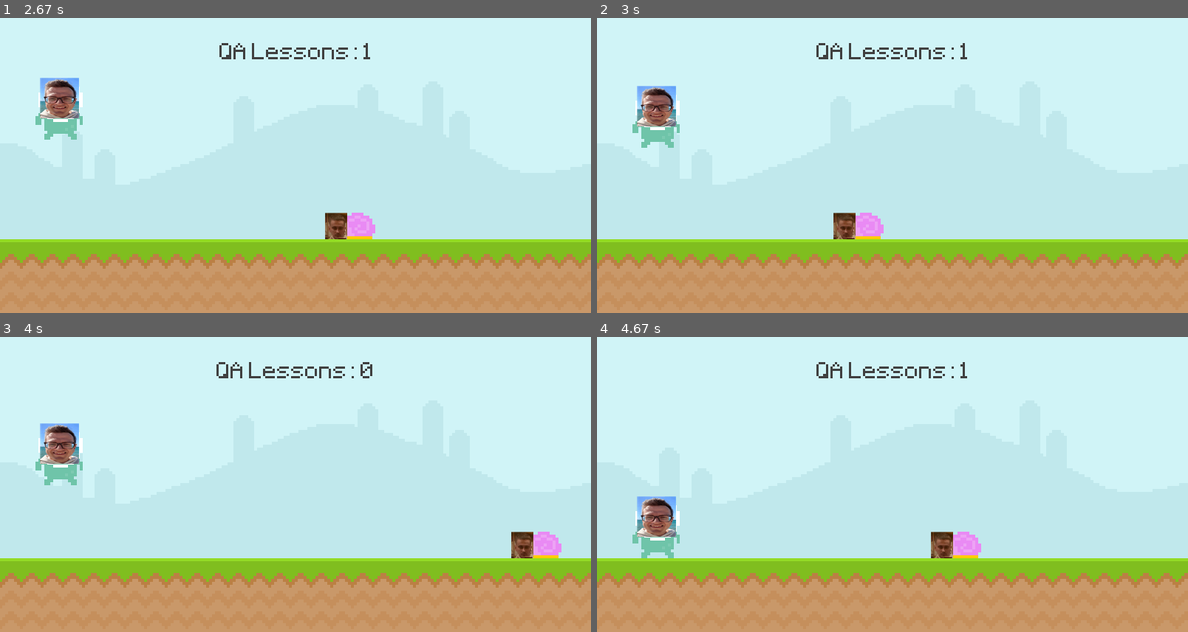
Above: before the commit, frames 1-4 (two rows, left to right).
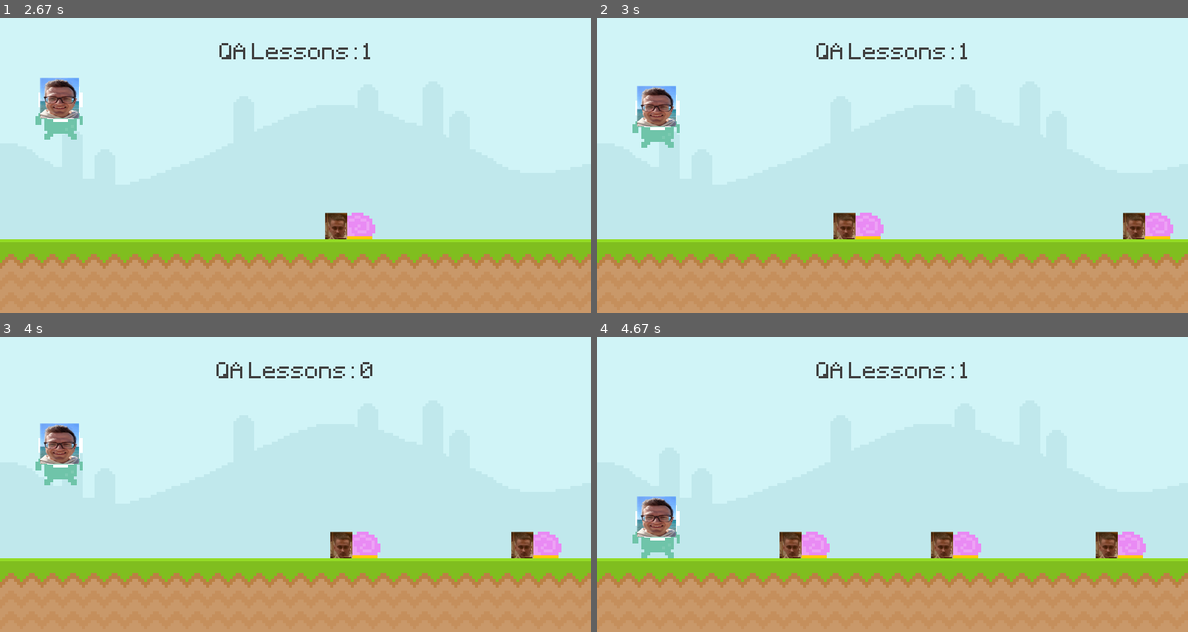
Above: after the commit, the same moments.

Repository: akglebak16/game_runner_python.py
Game: pygame game, started from pygame_project11.py
Same seed, same stepped clock (60 frames per second), same inputs: the game is played once before the commit and once after it.
Inputs (mouse positions are in pixels of both pictures, inside the frame that each line leads up to):
- Up to frame 1 (2.67 s): click (59, 206) at 0.38 s; hold Space 1.67-2.13 s; tap Space at 2.17, 2.57 s
- Up to frame 2 (3 s): tap Space at 2.87 s
- Up to frame 3 (4 s): tap Space at 3.4, 3.7, 3.9 s
- Up to frame 4 (4.67 s): tap Space at 4.2 s

Frame 1 is identical in both runs. In frame 2, 0.7% of the frame differs, in the area x 89-98%, y 66-75%; in frame 3, 0.7%; in frame 4, 1.4%, in the area x 30-93%, y 66-75%.

Commit message:
add second enemy

Diff:
--- a/pygame_project11.py
+++ b/pygame_project11.py
@@ -1,5 +1,6 @@
 import pygame
 from sys import exit
+import random
 
 
 def display_score():
@@ -9,6 +10,16 @@
     screen.blit(score_surface, score_rect)
     return current_time
 
+
+def obsticle_movement(obsticle_list):
+    if obsticle_list:
+        for obsticle_rect in obsticle_list:
+            obsticle_rect.x -= 5
+
+            screen.blit(snail_surface, obsticle_rect)
+        return obsticle_list
+    else:
+        return []
 
 pygame.init()
 screen = pygame.display.set_mode((800, 400))
@@ -28,18 +39,25 @@
 snail_surface = pygame.image.load("graphics/snail/snail1.png").convert_alpha()
 snail_rectangle = snail_surface.get_rect(bottomright=(700, 300))
 
+obsticle_tect_list = []
+
 player_surface = pygame.image.load('graphics/player/player_walk_1.png').convert_alpha()
 player_rectangle = player_surface.get_rect(midbottom=(80, 300))
 player_gravity = 0
 player_stand = pygame.image.load('graphics/player/player_stand.png').convert_alpha()
-player_stand = pygame.transform.rotozoom(player_stand,0,2)
+player_stand = pygame.transform.rotozoom(player_stand, 0, 2)
 player_stand_rect = player_stand.get_rect(center=(400, 200))
 
-game_name = test_font.render("NA ZAVOD!!!",False,(111,196,169))
-game_name_rect = game_name.get_rect(center = (400,80))
+game_name = test_font.render("NA ZAVOD!!!", False, (111, 196, 169))
+game_name_rect = game_name.get_rect(center=(400, 80))
 
-game_message = test_font.render("Press space to run", False,(11,196,169))
-game_message_rect = game_message.get_rect(center = (400,320))
+game_message = test_font.render("Press space to run", False, (11, 196, 169))
+game_message_rect = game_message.get_rect(center=(400, 320))
+
+# Timer
+obstacle_timer = pygame.USEREVENT + 1
+pygame.time.set_timer(obstacle_timer, 2000)
+
 while True:
     for event in pygame.event.get():
         if event.type == pygame.QUIT:
@@ -59,6 +77,9 @@
                 game_active = True
                 snail_rectangle.left = 800
                 start_time = int(pygame.time.get_ticks() / 1000)
+
+        if event.type == obstacle_timer and game_active:
+            obsticle_tect_list.append(snail_surface.get_rect(bottomright=(random.randint(900, 1100), 300)))
 
     if game_active:
         screen.blit(sky_surface, (0, 0))
@@ -82,20 +103,24 @@
         if player_rectangle.bottom >= 300: player_rectangle.bottom = 300
         screen.blit(player_surface, player_rectangle)
 
+        obsticle_tect_list = obsticle_movement(obsticle_tect_list)
+
         # collision
         if snail_rectangle.colliderect(player_rectangle):
             game_active = False
     else:
         screen.fill((94, 109, 162))
         screen.blit(player_stand, player_stand_rect)
-        screen.blit(game_name,game_name_rect)
+        screen.blit(game_name, game_name_rect)
         # screen.blit(game_message,game_message_rect)
-        score_message = test_font.render(f"Your Score:{score }",False, "Red")
-        score_message_rect = score_message.get_rect(center = (400,340))
+        score_message = test_font.render(f"Your Score:{score}", False, "Red")
+        score_message_rect = score_message.get_rect(center=(400, 340))
         screen.blit(game_name, game_name_rect)
 
-        if score == 0: screen.blit(game_message,game_message_rect)
-        else: screen.blit(score_message,score_message_rect)
+        if score == 0:
+            screen.blit(game_message, game_message_rect)
+        else:
+            screen.blit(score_message, score_message_rect)
     # # if player_rectangle.colliderect(snail_rectangle):
     # #     print("col")
     # mouse_pos = pygame.mouse.get_pos()
